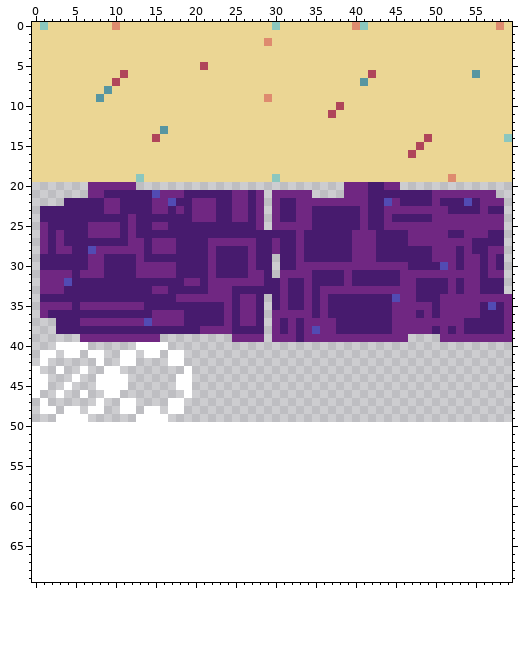
A sprite sheet gets an edit: assets/atlas.png. Above is the file before it was changed.
The file is 60x50 pixels. The old version is drawn lined up with the new one, on the new canvas.
After:
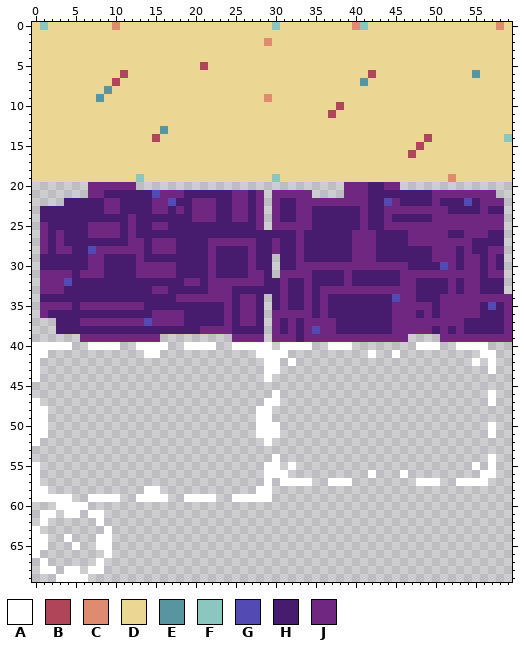
Palette (. is transparent): A #ffffff  B #b0455a  C #de8b6f  D #ebd694  E #5796a1  F #8bc7bf  G #524bb3  H #471b6e  J #702782
What changed:
canvas 60x50 -> 60x70
There is now colour A in row 40 at x 0 to 2, 7 to 10, 19 to 22, 25 to 29, 31 to 34, 37 to 39, 48 to 50 and 53 to 56; in row 41 at x 0, 28 to 31, 42, 45 and 56 to 57; in row 42 at x 0, 29 to 30, 32, 55 and 57; in row 43 at x 29 to 30 and 57; in row 44 at x 29; in row 46 at x 30 and 57.
There is now colour A in row 47 at x 0, 29 to 30 and 57; in row 48 at x 0 and 28 to 29; in row 49 at x 0 to 1 and 28 to 29; in rows 50 to 51 at x 0 to 1, 28 to 30 and 57; in row 52 at x 0 and 29; in row 54 at x 30 and 57.
There is now colour A in row 55 at x 0, 29 to 30, 32, 55 and 57; in row 56 at x 0, 29 to 31, 42, 46 and 56 to 57; in row 57 at x 0, 29, 31 to 34, 37 to 39, 48 to 50 and 53 to 56; in row 58 at x 0 to 1, 14 to 15 and 28 to 29; in row 59 at x 0 to 4, 7 to 10, 13 to 16, 19 to 22 and 25 to 29; in row 60 at x 3 to 6.
There is now colour A in row 61 at x 1 to 2, 4 to 5 and 7 to 8; in row 62 at x 1 and 8; in row 63 at x 0 and 9; in row 64 at x 0 to 1, 4 and 8 to 9; in row 65 at x 0 to 1, 5 and 8 to 9; in row 66 at x 0 and 9.
There is now colour A in row 67 at x 1 and 8; in row 68 at x 1 to 2, 4 to 5 and 7 to 8; in row 69 at x 3 to 6.
The author cleared colour A in row 40 at x 5 to 6; in row 41 at x 2, 4 to 5, 7 to 8, 11 to 12 and 17 to 18; in row 42 at x 1, 8, 11 to 12 and 17 to 18; in row 43 at x 3, 6, 9 to 10 and 19; in row 44 at x 1, 5, 8 to 11 and 18 to 19; in row 45 at x 0 to 1, 4, 8 to 11 and 18 to 19.
The author cleared colour A in row 46 at x 0, 3, 6, 9 to 10 and 19; in row 47 at x 1, 8, 11 to 12 and 17 to 18; in row 48 at x 2, 4 to 5, 7 to 8, 11 to 12, 14 to 15 and 17 to 18; in row 49 at x 3 to 6 and 13 to 16.
Where, in picture pixels (left, top, right, bottom), the same in both pictures:
changed: (32, 342, 496, 582)
